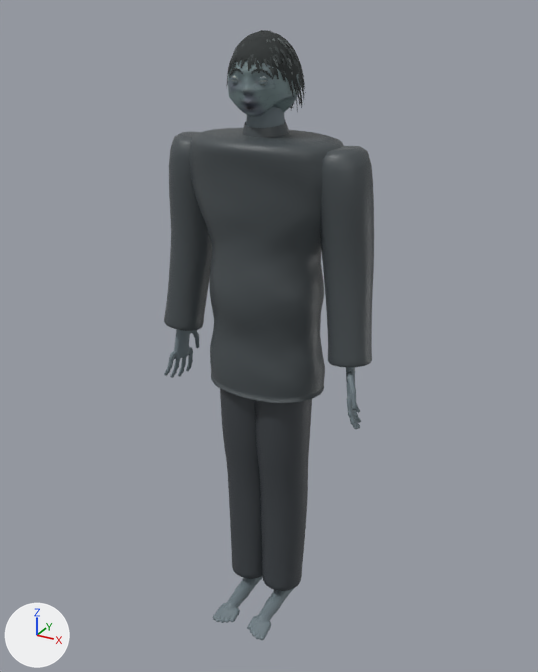
An edit to the Blender file blender/out/wetguest.blend, drawn before and after from the same camera.
Rendered twice from a 50 mm lens placed at (0.931, -1.675, 1.769), pointed at (0.006, 0.006, 0.928). The axes (+X, +Y, +Z) are drawn at lower left. The lights are the same throughout. The picture after the commit comes second.

Names of what the first picture shows: 'FootL', 'FootR', 'HairCards', 'HandL', 'HandR', 'Head', 'LegL', 'LegR', 'Scalp', 'SleeveL', 'SleeveR', 'Torso' and 4 more.
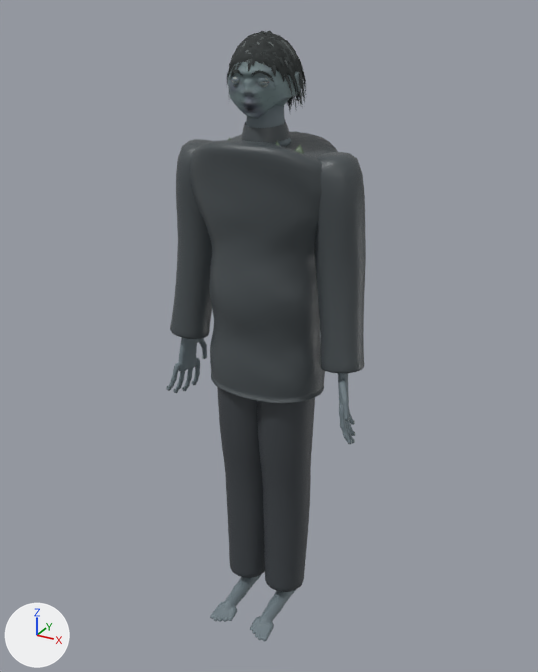
The change, as a diff of the scene's bpy script:
```diff
--- a/blender/out/wetguest.blend.py
+++ b/blender/out/wetguest.blend.py
@@ me_torso @@
 me_torso.from_pydata(...)  # 936 vertices, 902 faces; spans x -0.225..0.224, y -0.139..0.136, z 0.789..1.486
 # used by ob_torso; parent = ob_wetguest_root; location = (0.0, 0.0, 0.0)
+# me_torso part 1: 239 of 936 vertices moved; they spanned x -0.225..0.224, y -0.119..0.121, z 1.215..1.486 and now span x -0.225..0.224, y -0.119..0.121, z 1.214..1.483; mean shift (0.0, 0.0, -0.017); largest move (0.207, 0.0, 1.486) -> (0.207, 0.0, 1.441)
 me_torso.materials.append(mat_wetguest_coat)
@@ me_legl @@
 # used by ob_legl; parent = ob_wetguest_root; location = (0.0, 0.0, 0.0)
-me_legl.from_pydata(...)  # 160 vertices, 142 faces; spans x -0.147..0.032, y -0.09..0.092, z 0.08..0.98
+me_legl.from_pydata(...)  # 160 vertices, 142 faces; spans x -0.155..0.023, y -0.09..0.092, z 0.08..0.98
+# me_legl part 2: the whole mesh is moved by (-0.009, 0.0, 0.0)
 me_legl.materials.append(mat_wetguest_trouser)
@@ me_legr @@
 # used by ob_legr; parent = ob_wetguest_root; location = (0.0, 0.0, 0.0)
-me_legr.from_pydata(...)  # 160 vertices, 142 faces; spans x -0.031..0.147, y -0.089..0.094, z 0.08..0.98
+me_legr.from_pydata(...)  # 160 vertices, 142 faces; spans x -0.022..0.156, y -0.089..0.094, z 0.08..0.98
+# me_legr part 3: the whole mesh is moved by (0.009, 0.0, 0.0)
 me_legr.materials.append(mat_wetguest_trouser)
@@ me_sleevel @@
 # used by ob_sleevel; parent = ob_wetguest_root; location = (0.0, 0.0, 0.0)
-me_sleevel.from_pydata(...)  # 180 vertices, 163 faces; spans x -0.326..-0.13, y -0.083..0.075, z 0.91..1.475
+me_sleevel.from_pydata(...)  # 180 vertices, 163 faces; spans x -0.305..-0.113, y -0.083..0.074, z 0.888..1.453
+# me_sleevel part 4: 180 of 180 vertices moved; they spanned x -0.326..-0.13, y -0.083..0.075, z 0.91..1.475 and now span x -0.305..-0.113, y -0.083..0.074, z 0.888..1.453; mean shift (0.02, 0.0, -0.021)
 me_sleevel.materials.append(mat_wetguest_coat)
@@ me_sleever @@
 # used by ob_sleever; parent = ob_wetguest_root; location = (0.0, 0.0, 0.0)
-me_sleever.from_pydata(...)  # 180 vertices, 163 faces; spans x 0.13..0.326, y -0.083..0.076, z 0.91..1.475
+me_sleever.from_pydata(...)  # 180 vertices, 163 faces; spans x 0.113..0.306, y -0.083..0.075, z 0.888..1.453
+# me_sleever part 5: 180 of 180 vertices moved; they spanned x 0.13..0.326, y -0.083..0.076, z 0.91..1.475 and now span x 0.113..0.306, y -0.083..0.075, z 0.888..1.453; mean shift (-0.02, 0.0, -0.021)
 me_sleever.materials.append(mat_wetguest_coat)
@@ me_handl @@
 # used by ob_handl; parent = ob_wetguest_root; location = (0.0, 0.0, 0.0)
-me_handl.from_pydata(...)  # 1890 vertices, 2289 faces; spans x -0.311..-0.251, y -0.075..0.055, z 0.736..0.938
+me_handl.from_pydata(...)  # 2322 vertices, 2785 faces; spans x -0.298..-0.229, y -0.083..0.062, z 0.688..0.917
+# me_handl part 6: 11 vertices moved within x -0.267..-0.256, y -0.037..-0.012, z 0.817..0.873; 1851 vertices removed from x -0.311..-0.251, y -0.075..0.055, z 0.736..0.938; 2283 vertices added at x -0.298..-0.229, y -0.083..0.062, z 0.688..0.917
 me_handl.materials.append(mat_wetguest_skinf)
@@ me_handr @@
 # used by ob_handr; parent = ob_wetguest_root; location = (0.0, 0.0, 0.0)
-me_handr.from_pydata(...)  # 1878 vertices, 2266 faces; spans x 0.251..0.317, y -0.102..0.018, z 0.739..0.938
+me_handr.from_pydata(...)  # 2328 vertices, 2795 faces; spans x 0.229..0.302, y -0.11..0.025, z 0.691..0.917
+# me_handr part 7: 12 vertices moved within x 0.252..0.267, y -0.037..-0.018, z 0.817..0.912; 1838 vertices removed from x 0.251..0.317, y -0.102..0.018, z 0.739..0.938; 2288 vertices added at x 0.229..0.302, y -0.11..0.025, z 0.691..0.917
 me_handr.materials.append(mat_wetguest_skinf)
@@ ob_head @@
 ob_head.parent = ob_headpivot
-ob_head.location = (0.0, 0.0, 0.048)
+ob_head.location = (0.0, 0.0, 0.0447)
@@ ob_scalp @@
 ob_scalp.parent = ob_headpivot
-ob_scalp.location = (0.0, 0.0, 0.048)
+ob_scalp.location = (0.0, 0.0, 0.0447)
@@ ob_haircards @@
 ob_haircards.parent = ob_headpivot
-ob_haircards.location = (0.0, 0.0, 0.048)
+ob_haircards.location = (0.0, 0.0, 0.0447)
```

What differs and where, as boxes [x1, y1, x2, y2] in the pictures (538 x 672 px; the box of a moved part takes in the faces that stretch with it):
'Torso', reshaped: before [189, 128, 344, 403]; after [190, 131, 338, 403]
'SleeveR', reshaped: before [320, 146, 374, 367]; after [314, 152, 366, 373]
'LegR', moved: before [255, 399, 312, 591]; after [257, 398, 315, 592]
'SleeveL', reshaped (8% narrower): before [164, 132, 212, 331]; after [170, 139, 214, 339]
'LegL', moved: before [220, 389, 263, 579]; after [217, 387, 265, 578]
'Head', moved: before [228, 60, 302, 117]; after [228, 61, 298, 118]
'Scalp', moved: before [229, 30, 303, 79]; after [229, 31, 303, 78]
'HairCards', moved: before [227, 35, 305, 112]; after [227, 31, 306, 111]
'HandL', reshaped (14% wider, 16% taller): before [164, 330, 199, 378]; after [167, 337, 207, 393]
'HandR', reshaped (12% wider, 14% taller): before [346, 367, 361, 429]; after [338, 373, 355, 444]
part 1 of me_torso, moved or reshaped: before [189, 128, 344, 262]; after [190, 131, 338, 262]
